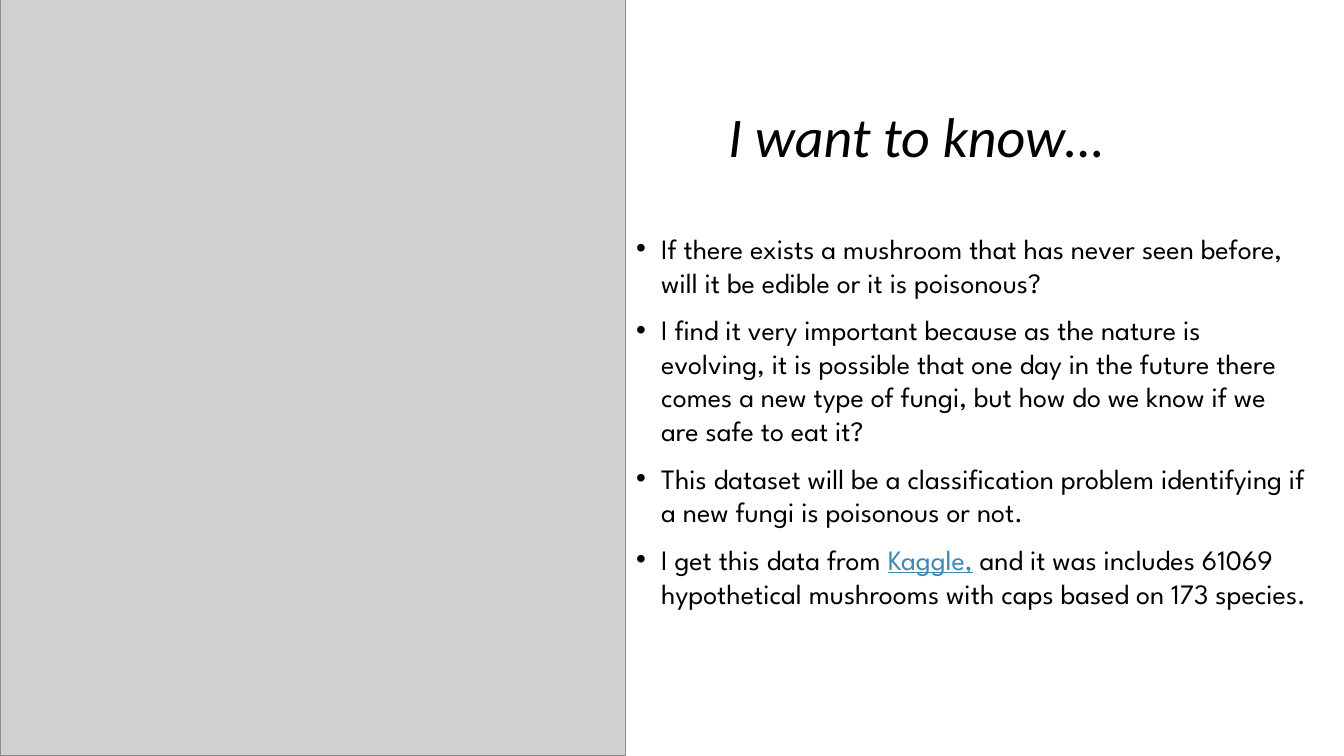
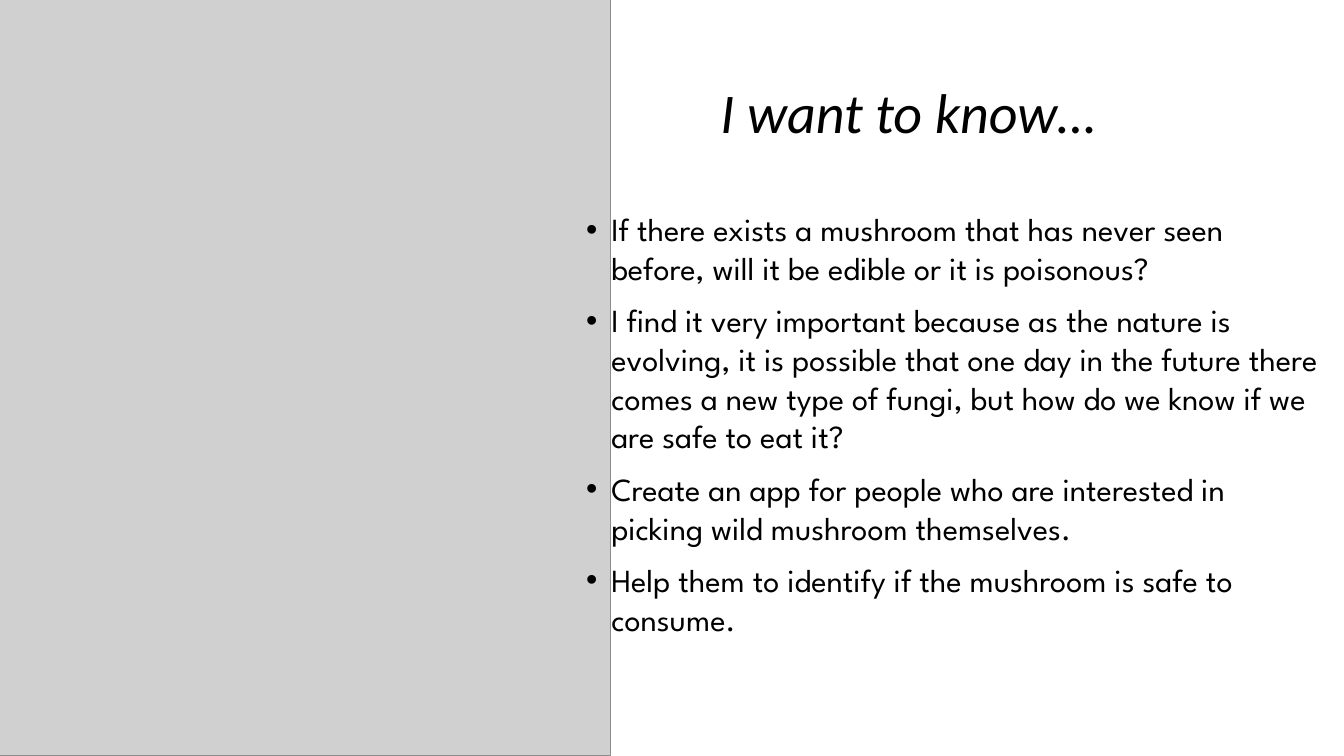
Before and after one commit to kathywu1201/Mushroom_Edibility_Classification_ML_Project, a slide deck: slide 2 of midterm_presentation.pptx. Drawn at 1344x756 pixels with LibreOffice and Linux fonts; fonts in the diff are those of the drawing; grey boxes stand for pictures. Boxes give left, top, right and bottom in pixels: in the first picture for what was removed or moved away, otherwise in the second. Text is boxed around its words. In the diff, an @@ line names an element or a change of style, - is before the commit and + after.

```diff
--- a/midterm_presentation.pptx
+++ b/midterm_presentation.pptx
@@ picture: place and size @@
-picture at (0,0,626,756)
+picture at (0,0,611,756)
@@ title "I want to know…": place and size @@
-title "I want to know…" at (728,118,1104,158)
+title "I want to know…" at (720,94,1096,134)
@@ freeform shape removed at (0,34,333,193) @@
@@ text "If there exists a mushroom ...": place and size @@
-text "If there exists a mushroom ..." at (661,239,1305,610)
+text "If there exists a mushroom ..." at (611,218,1317,632)
@@ text at (611,218,1317,449): size 20 to 23 pt in "If there exists a mushroom that has ...", "I find it very important because as ..." @@
@@ text at (611,478,1233,632): text changed; size 20 to 23 pt @@
-• This dataset will be a classification problem identifying if a new fungi is poisonous or not.
-• I get this data from Kaggle, and it was includes 61069 hypothetical mushrooms with caps based on 173 species.
+• Create an app for people who are interested in picking wild mushroom themselves.
+• Help them to identify if the mushroom is safe to consume.
```
Also in this commit, not shown: 3 other slides changed, 4 slides added, 1 slide removed, 5 other files.
